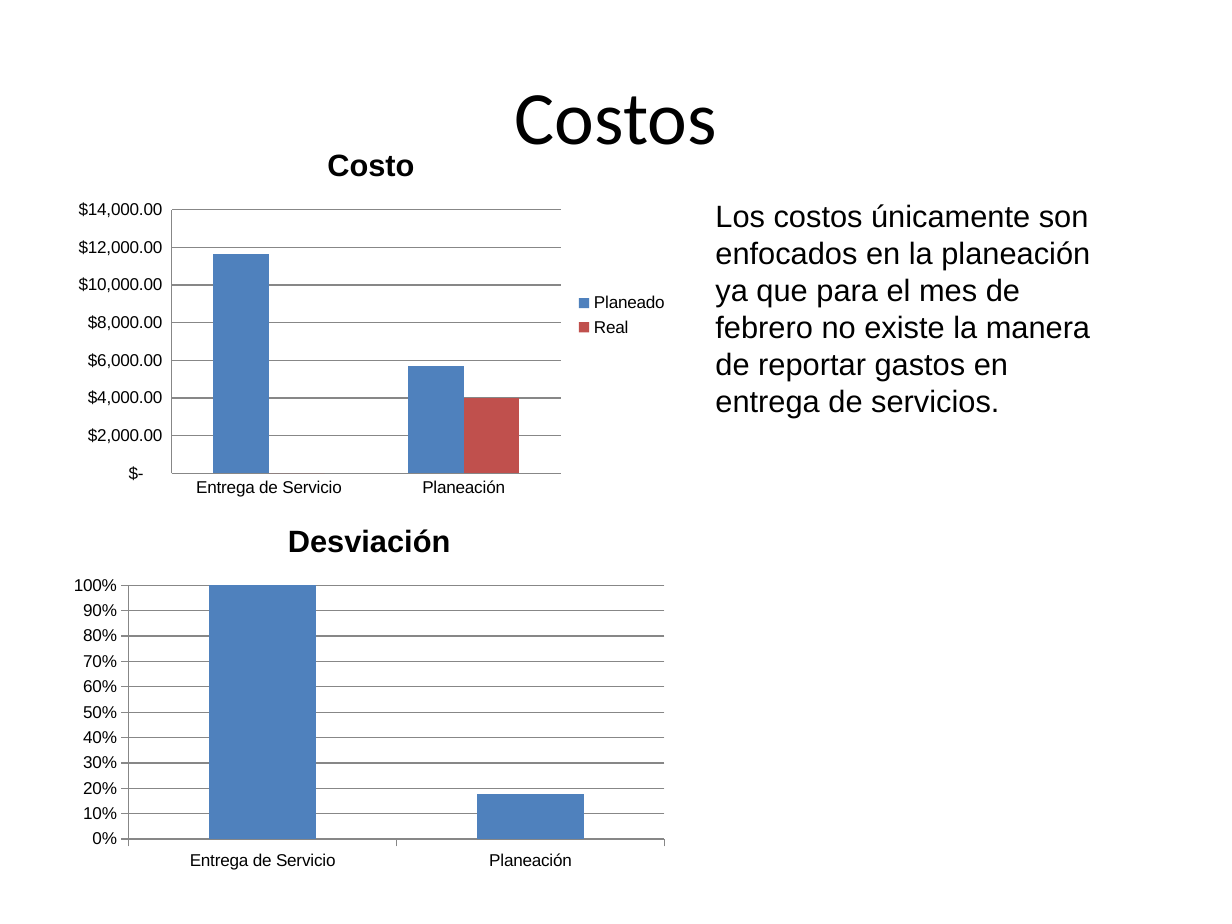
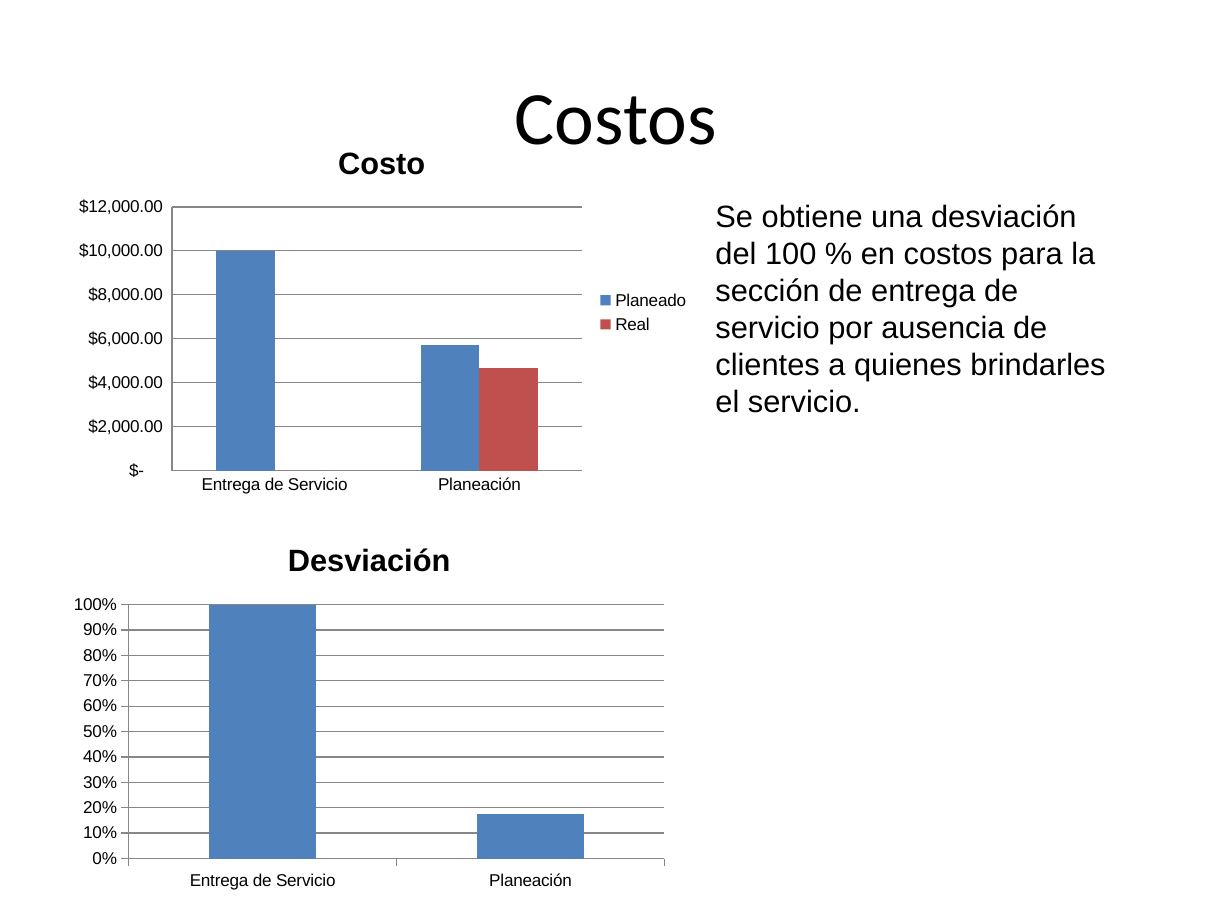
Before and after one commit to jovannyzepeda/qtp, a slide deck: slide 4 of qualtcom/Organizacional/Medicion y Monitoreo/Reporte Monitoreo-150227.pptx. Drawn at 1232x924 pixels with LibreOffice and Linux fonts; fonts in the diff are those of the drawing; background and template pictures are left out. Boxes give left, top, right and bottom in pixels: in the first picture for what was removed or moved away, otherwise in the second. Text is boxed around its words. In the diff, an @@ line names an element or a change of style, - is before the commit and + after.

Commit message:
Modificaciones Reporte de monitoreo Febrero

```diff
--- a/qualtcom/Organizacional/Medicion y Monitoreo/Reporte Monitoreo-150227.pptx
+++ b/qualtcom/Organizacional/Medicion y Monitoreo/Reporte Monitoreo-150227.pptx
@@ column chart at [62,122,702,501] @@
@@ Planeado, Entrega de Servicio: 11700 to 10000 @@
@@ Real , Planeación: 4000 to 4700 @@
@@ column chart: place and size @@
-column chart at [62,126,680,505]
+column chart at [62,122,702,501]
@@ text at [715,204,1105,413]: text changed @@
-Los costos únicamente son enfocados en la planeación ya que para el mes de febrero no existe la manera de reportar gastos en entrega de servicios.
+Se obtiene una desviación del 100 % en costos para la sección de entrega de servicio por ausencia de clientes a quienes brindarles el servicio.
@@ column chart: place and size @@
-column chart at [62,500,676,877]
+column chart at [62,520,676,897]
```
Also in this commit, not shown: 2 other slides changed.
